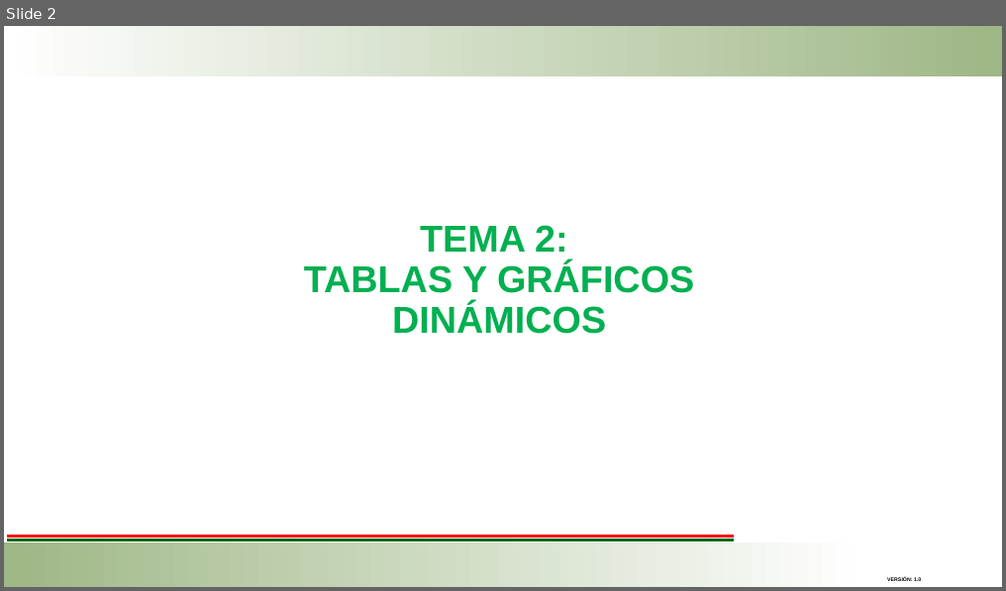
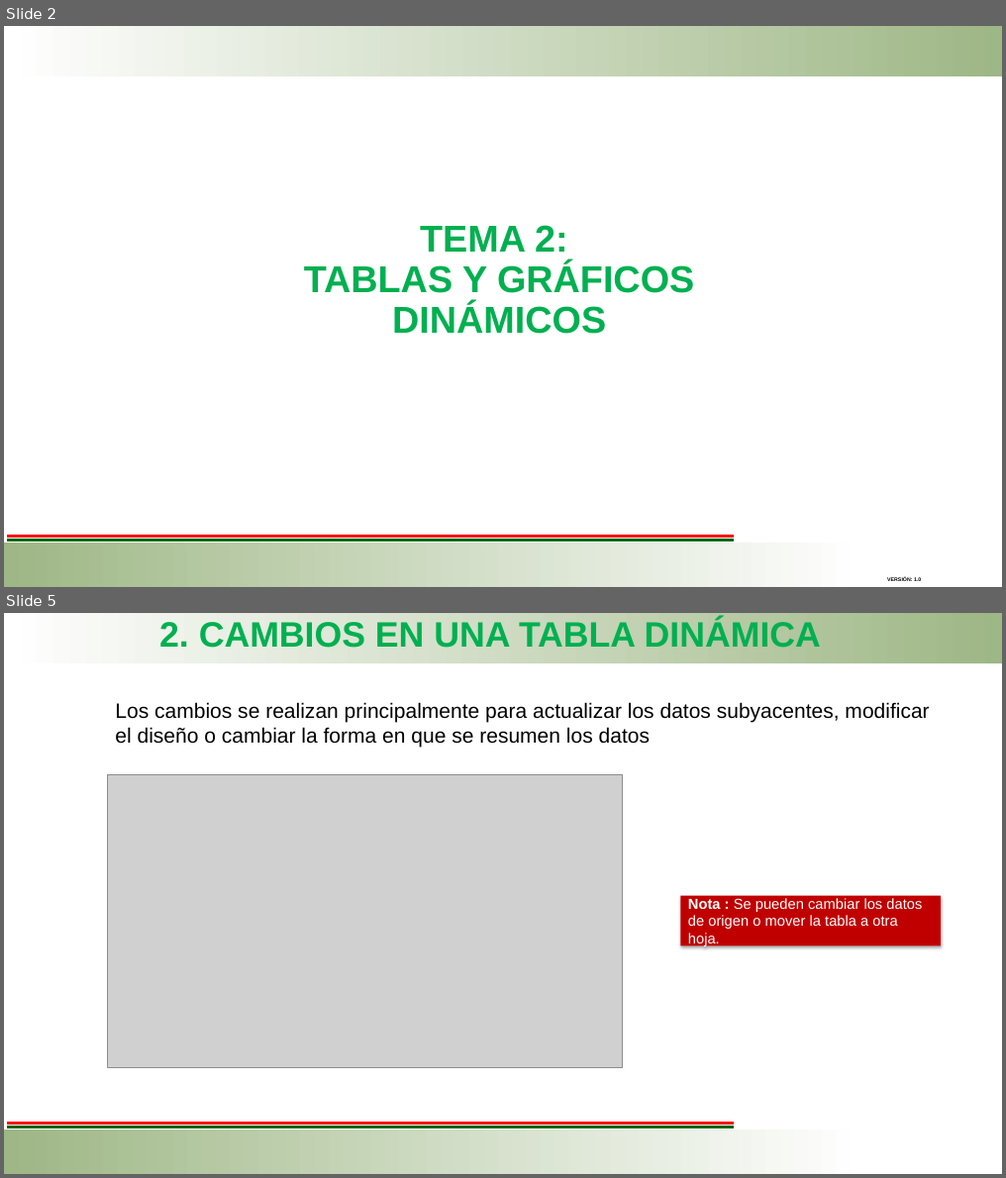
Before and after one commit to ejmerino/software-engineering, a slide deck: Vinculacion/Presentación Aplicacion de Tablas y Graficos Dinamicos.pptx. Shown one above the other, each under a label of ours: slide 2 before the commit, slides 2 and 5 after it; the slides between them are not shown. The pictures are 1006x591 and 1006x1178 pixels, drawn with LibreOffice and Linux fonts; fonts in the diff are those of the drawing; grey boxes stand for pictures; background and template pictures are left out. Boxes give left, top, right and bottom in pixels: in the first picture for what was removed or moved away, otherwise in the second. Text is boxed around its words. In the diff, an @@ line names an element or a change of style, - is before the commit and + after.

```diff
--- a/Vinculacion/Presentación Aplicacion de Tablas y Graficos Dinamicos.pptx
+++ b/Vinculacion/Presentación Aplicacion de Tablas y Graficos Dinamicos.pptx
@@ slide 5 added at <box>4,613,1002,1174</box>, background #FFFFFF; not listed: 4 template elements that a slide beside it also shows @@
@@ text added at <box>159,619,821,648</box>, 34 pt, text #00B050, bold @@
+2. CAMBIOS EN UNA TABLA DINÁMICA
@@ text added at <box>115,702,929,748</box>, 20 pt, text #000000 @@
+Los cambios se realizan principalmente para actualizar los datos subyacentes, modificar el diseño o cambiar la forma en que se resumen los datos
@@ picture added at <box>108,774,623,1067</box> @@
@@ rectangle added at <box>681,896,941,947</box>, fill #C00000, 14 pt, text #FFFFFF @@
+Nota : Se pueden cambiar los datos de origen o mover la tabla a otra hoja.
```
Also in this commit, not shown: 2 slides changed, 12 other slides added, 40 slides removed.
